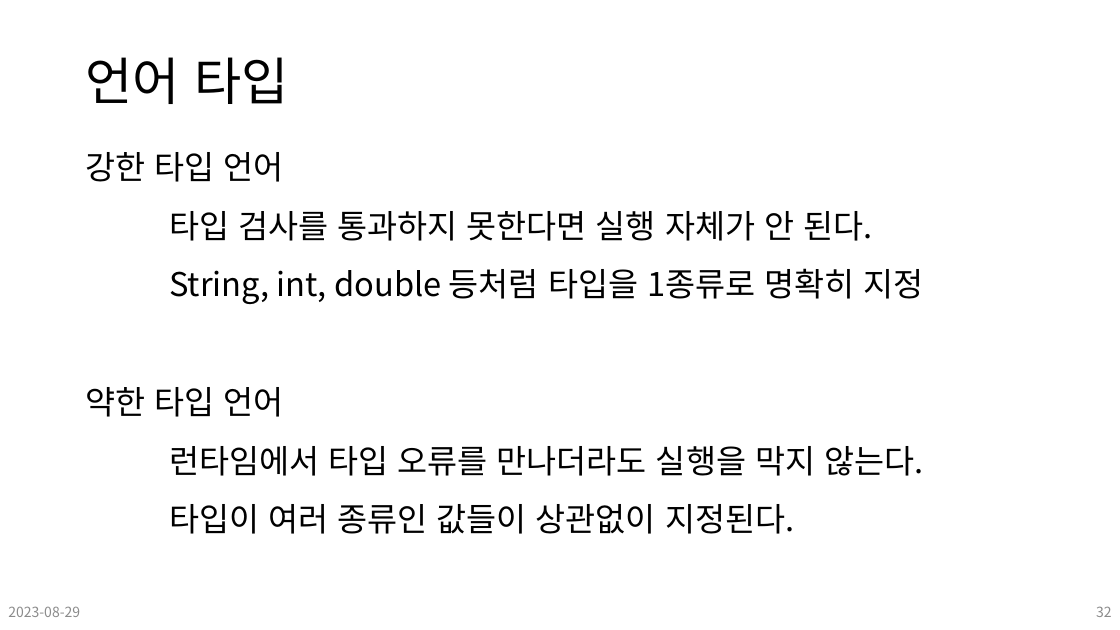
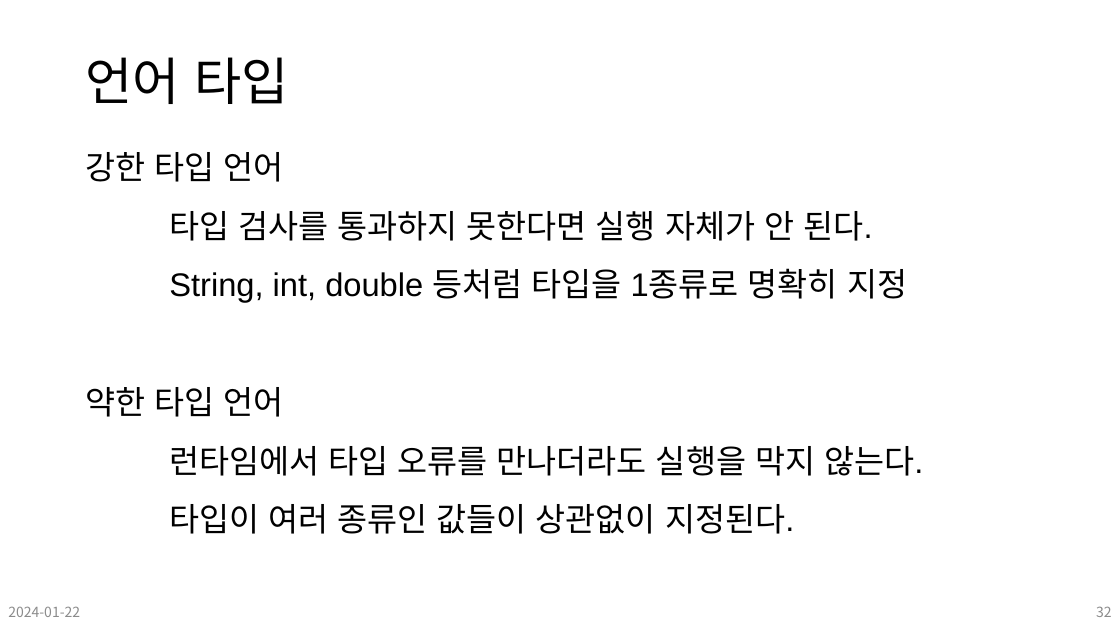
Before and after one commit to moyasuri/Lecture_cpp, a slide deck: slide 32 of CPP(2~12)/02_C++ 설치_ 조건문.pptx. Drawn at 1120x630 pixels with LibreOffice and Linux fonts; fonts in the diff are those of the drawing. Boxes give left, top, right and bottom in pixels: in the first picture for what was removed or moved away, otherwise in the second. Text is boxed around its words. In the diff, an @@ line names an element or a change of style, - is before the commit and + after.

```diff
--- a/CPP(2~12)/02_C++ 설치_ 조건문.pptx
+++ b/CPP(2~12)/02_C++ 설치_ 조건문.pptx
@@ text "강한 타입 언어" at (85, 152, 923, 534): font Noto Sans CJK KR to Arial @@
@@ text at (8, 606, 80, 617): text changed @@
-2023-08-29
+2024-01-22
```
Also in this commit, not shown: 54 other slides changed, 17 other files.
